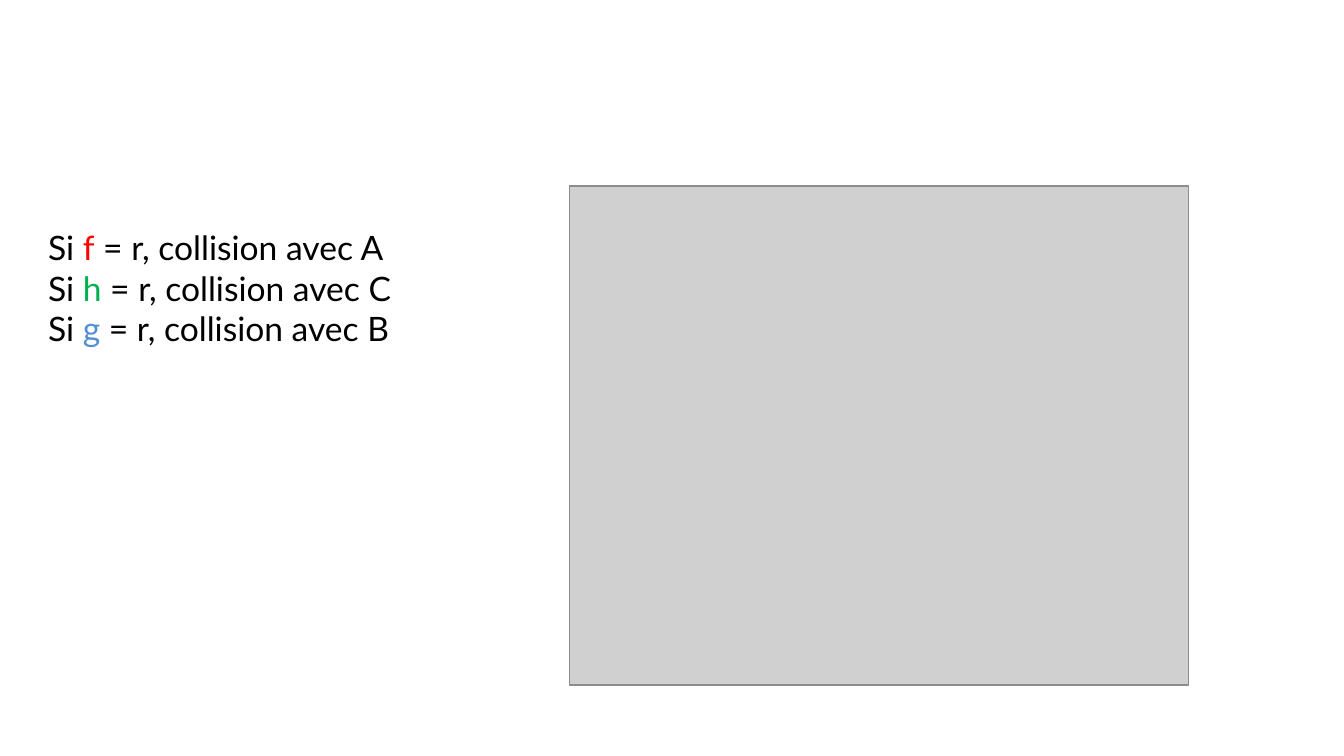
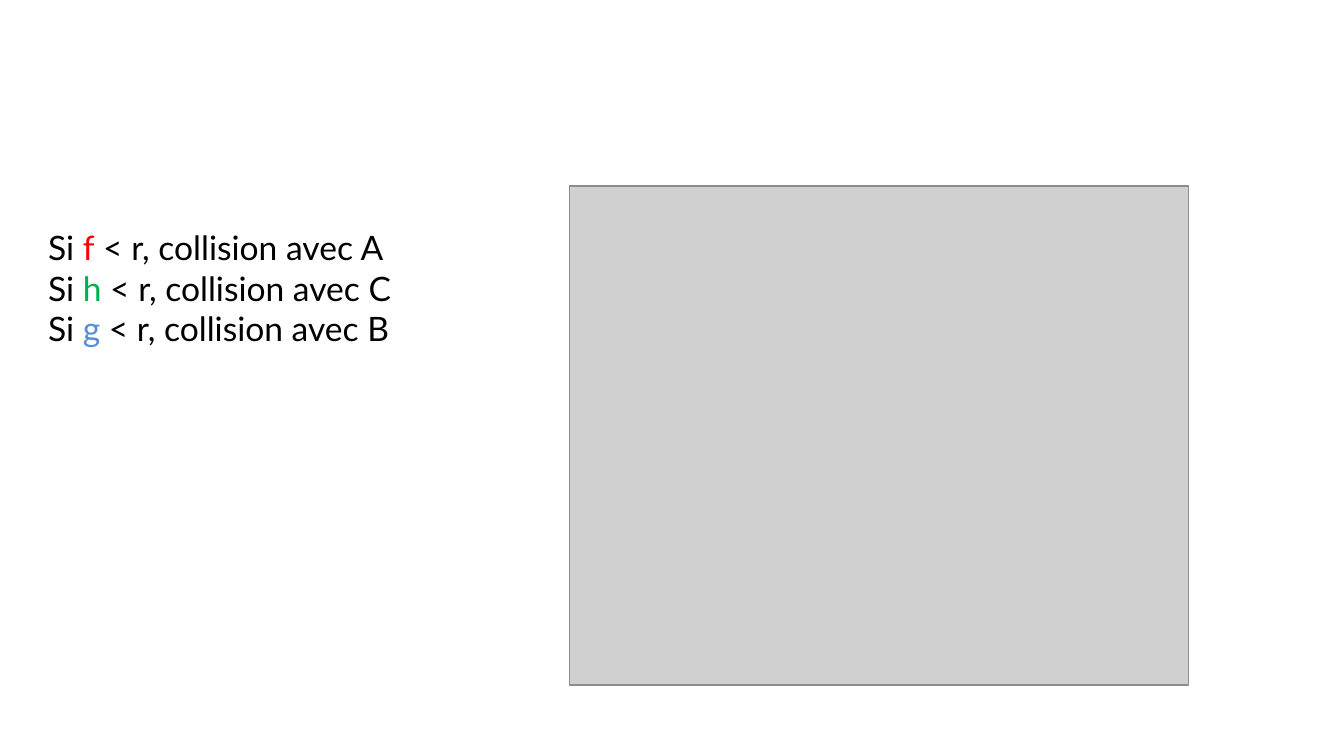
Before and after one commit to Tecnelm/ISN-SpaceInvaders, a slide deck: slide 4 of Présentation projet/Projet ISN.pptx. Drawn at 1344x756 pixels with LibreOffice and Linux fonts; fonts in the diff are those of the drawing; grey boxes stand for pictures; background and template pictures are left out. Boxes give left, top, right and bottom in pixels: in the first picture for what was removed or moved away, otherwise in the second. Text is boxed around its words. In the diff, an @@ line names an element or a change of style, - is before the commit and + after.

Commit message:
MAJ

```diff
--- a/Présentation projet/Projet ISN.pptx
+++ b/Présentation projet/Projet ISN.pptx
@@ text at (48,235,391,347): text changed @@
-Si f = r, collision avec A
-Si h = r, collision avec C
-Si g = r, collision avec B
+Si f < r, collision avec A
+Si h < r, collision avec C
+Si g < r, collision avec B
```
